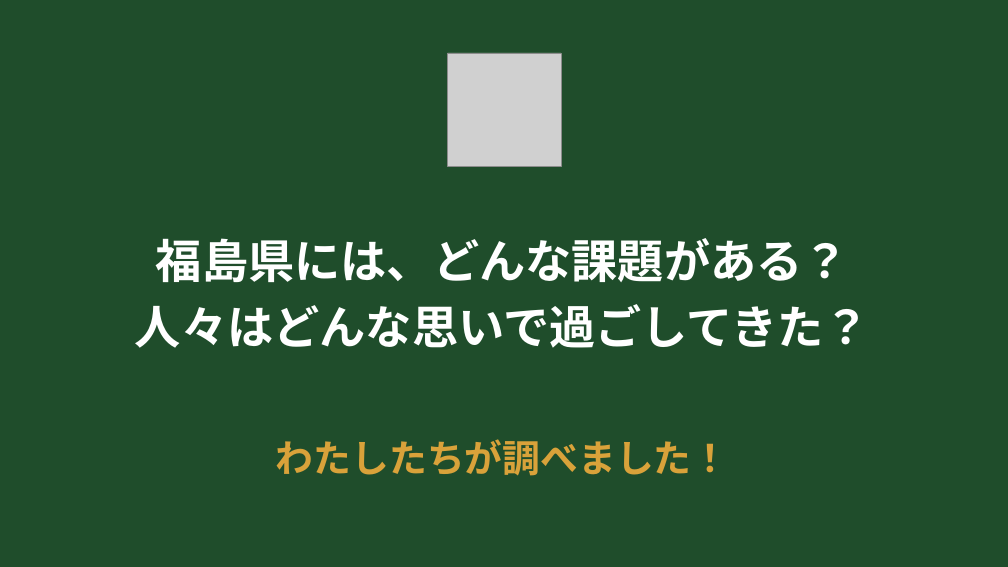
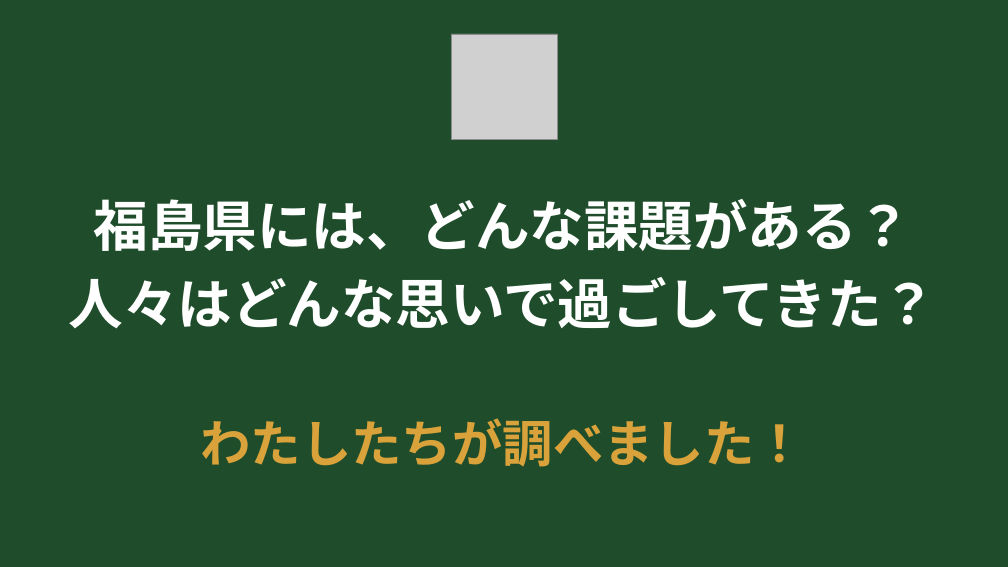
Before and after one commit to liberabitjp-hue/-, a slide deck: slide 3 of slides/お米アピール大作戦_発表スライド.pptx. Drawn at 1008x567 pixels with LibreOffice and Linux fonts; fonts in the diff are those of the drawing; grey boxes stand for pictures. Boxes give left, top, right and bottom in pixels: in the first picture for what was removed or moved away, otherwise in the second. Text is boxed around its words. In the diff, an @@ line names an element or a change of style, - is before the commit and + after.

```diff
--- a/slides/お米アピール大作戦_発表スライド.pptx
+++ b/slides/お米アピール大作戦_発表スライド.pptx
@@ picture: place and size @@
-picture at (448, 53, 561, 166)
+picture at (451, 34, 557, 140)
@@ text "福島県には、どんな課題がある？": place and size @@
-text "福島県には、どんな課題がある？" at (135, 238, 870, 348)
+text "福島県には、どんな課題がある？" at (69, 199, 937, 329)
@@ text "福島県には、どんな課題がある？" at (69, 199, 937, 329): size 44 to 52 pt @@
@@ text "わたしたちが調べました！": place and size @@
-text "わたしたちが調べました！" at (276, 439, 730, 476)
+text "わたしたちが調べました！" at (200, 418, 805, 467)
@@ text "わたしたちが調べました！" at (200, 418, 805, 467): size 36 to 48 pt @@
```
Also in this commit, not shown: 12 other slides changed.
